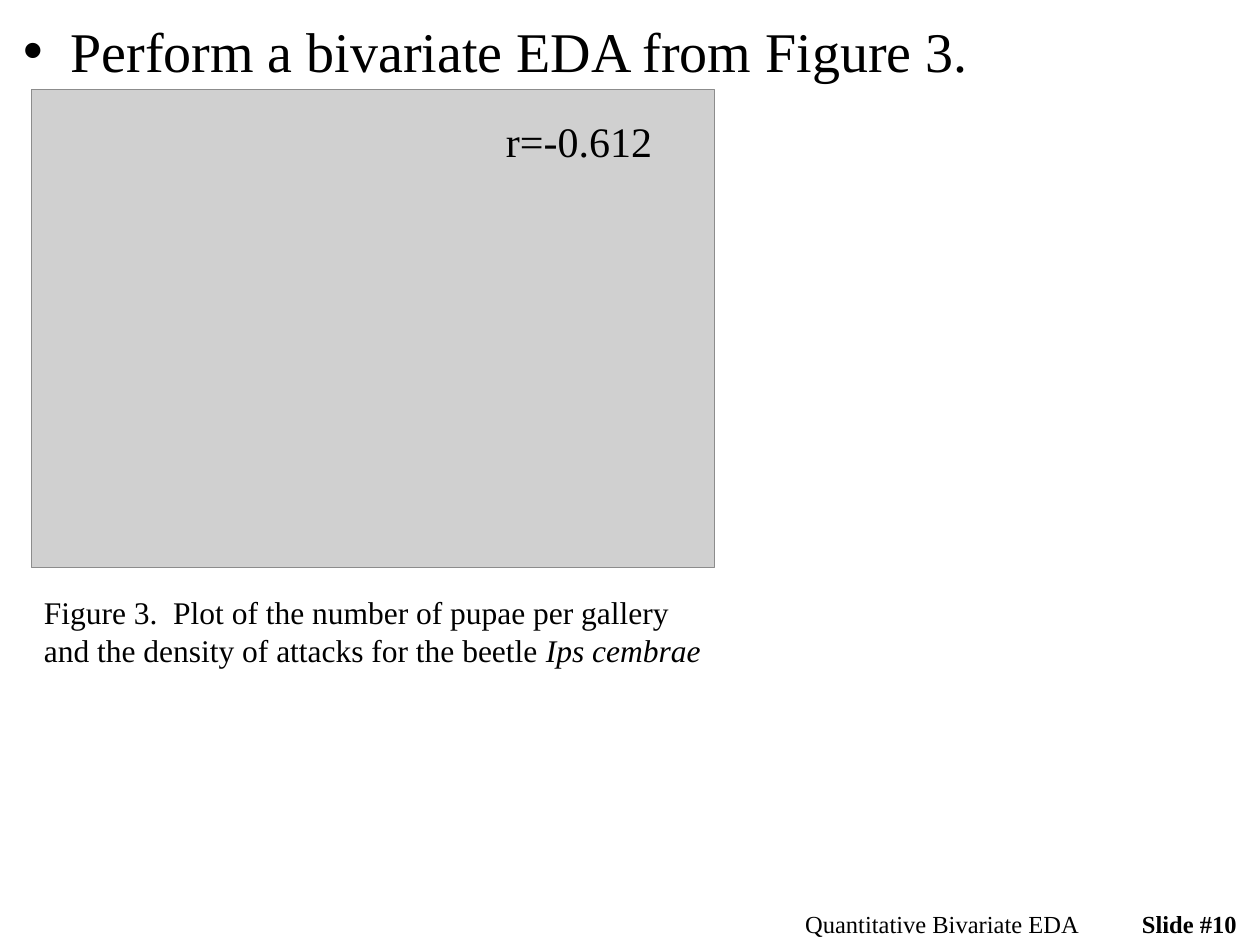
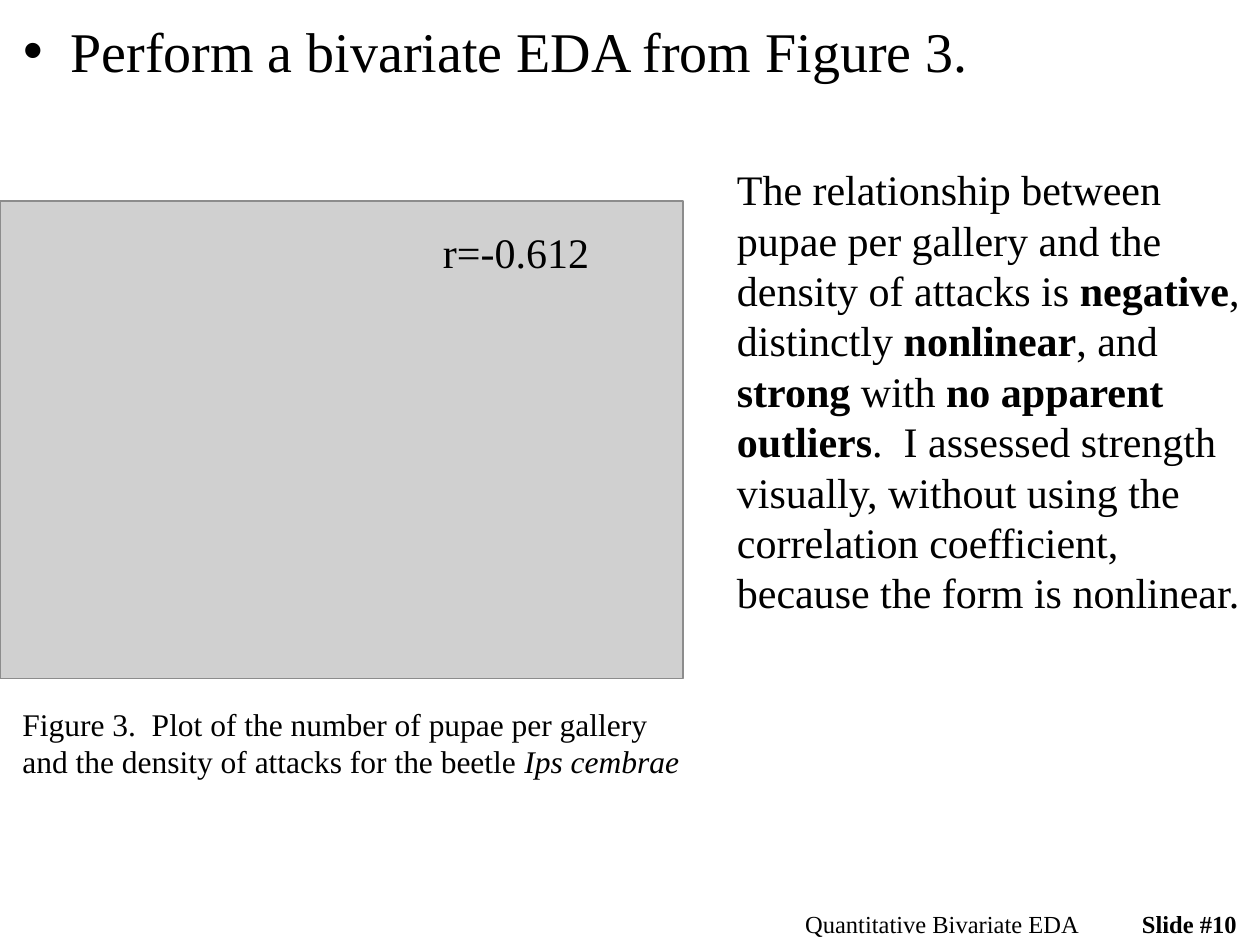
Before and after one commit to droglenc/NCMTH107, a slide deck: slide 10 of modules/BivEDA_Quantitative/PPT.pptx. Drawn at 1260x945 pixels with LibreOffice and Linux fonts; fonts in the diff are those of the drawing; grey boxes stand for pictures. Boxes give left, top, right and bottom in pixels: in the first picture for what was removed or moved away, otherwise in the second. Text is boxed around its words. In the diff, an @@ line names an element or a change of style, - is before the commit and + after.

```diff
--- a/modules/BivEDA_Quantitative/PPT.pptx
+++ b/modules/BivEDA_Quantitative/PPT.pptx
@@ text added at bbox=[737, 176, 1240, 609], 24 pt, text #000000 @@
+The relationship between pupae per gallery and the density of attacks is negative, distinctly nonlinear, and strong with no apparent outliers. I assessed strength visually, without using the correlation coefficient, because the form is nonlinear.
@@ picture: place and size @@
-picture at bbox=[32, 89, 714, 567]
+picture at bbox=[0, 200, 683, 678]
@@ text "r=-0.612": place and size @@
-text "r=-0.612" at bbox=[506, 129, 652, 158]
+text "r=-0.612" at bbox=[443, 240, 589, 269]
@@ text "Figure 3. Plot of the ...": place and size @@
-text "Figure 3. Plot of the ..." at bbox=[44, 602, 700, 668]
+text "Figure 3. Plot of the ..." at bbox=[22, 714, 679, 780]
```
Also in this commit, not shown: 3 other slides changed, 3 other files.
